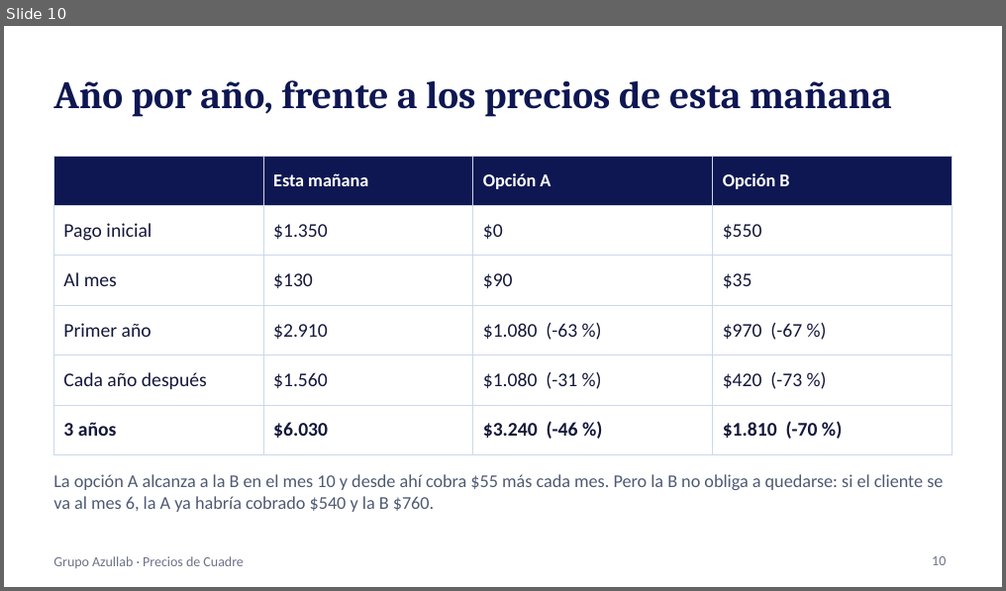
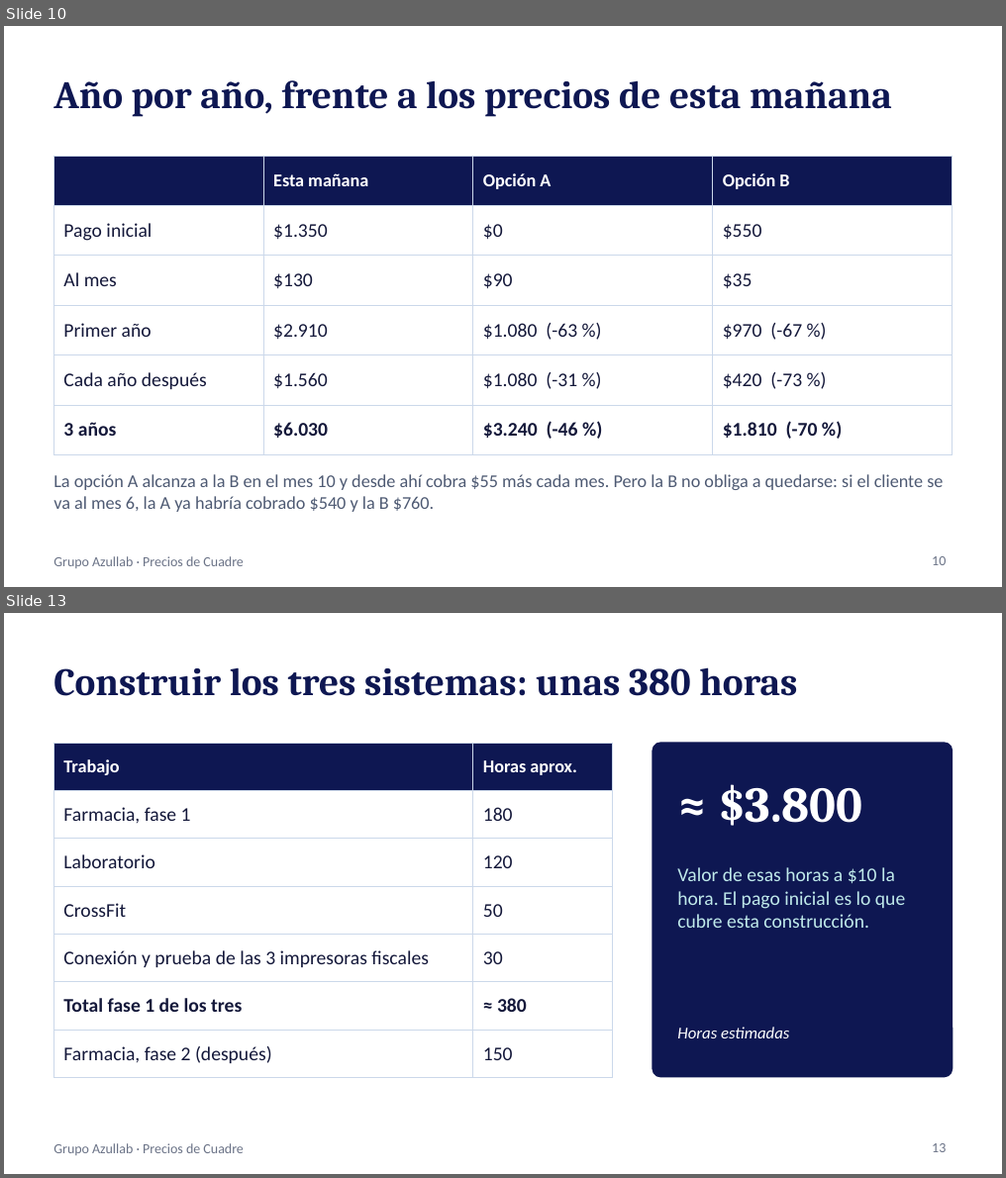
Before and after one commit to josedanielgt1/azullab, a slide deck: propuesta/Precios Grupo Azullab.pptx. Shown one above the other, each under a label of ours: slide 10 before the commit, slides 10 and 13 after it; the slides between them are not shown. The pictures are 1006x591 and 1006x1178 pixels, drawn with LibreOffice and Linux fonts; fonts in the diff are those of the drawing. Boxes give left, top, right and bottom in pixels: in the first picture for what was removed or moved away, otherwise in the second. Text is boxed around its words. In the diff, an @@ line names an element or a change of style, - is before the commit and + after.

```diff
--- a/propuesta/Precios Grupo Azullab.pptx
+++ b/propuesta/Precios Grupo Azullab.pptx
@@ slide 13 added at bbox=[4, 613, 1002, 1174], background #FFFFFF; not listed: 1 template element that a slide beside it also shows @@
@@ title added at bbox=[54, 667, 797, 696], 28 pt, text #0E1752, bold @@
+Construir los tres sistemas: unas 380 horas
@@ table added at bbox=[54, 743, 613, 1067], 7 rows, 2 columns @@
+Trabajo | Horas aprox.
+Farmacia, fase 1 | 180
+Laboratorio | 120
+CrossFit | 50
+Conexión y prueba de las 3 impresoras fiscales | 30
+Total fase 1 de los tres | ≈ 380
+Farmacia, fase 2 (después) | 150
@@ rounded rectangle added at bbox=[652, 743, 952, 1077], fill #0E1752, outline #0E1752 1 pt @@
@@ text added at bbox=[718, 784, 862, 826], 36 pt, text #FFFFFF, bold @@
+≈ $3.800
@@ text added at bbox=[677, 867, 905, 928], 14 pt, text #BFE9EA @@
+Valor de esas horas a $10 la hora. El pago inicial es lo que cubre esta construcción.
@@ text added at bbox=[677, 1027, 789, 1039], 12 pt, text #FFFFFF, italic @@
+Horas estimadas
@@ page number added at bbox=[932, 1144, 945, 1153], 10 pt, text #6B7387 @@
+13
```
Also in this commit, not shown: 5 slides changed, 4 other slides added.
